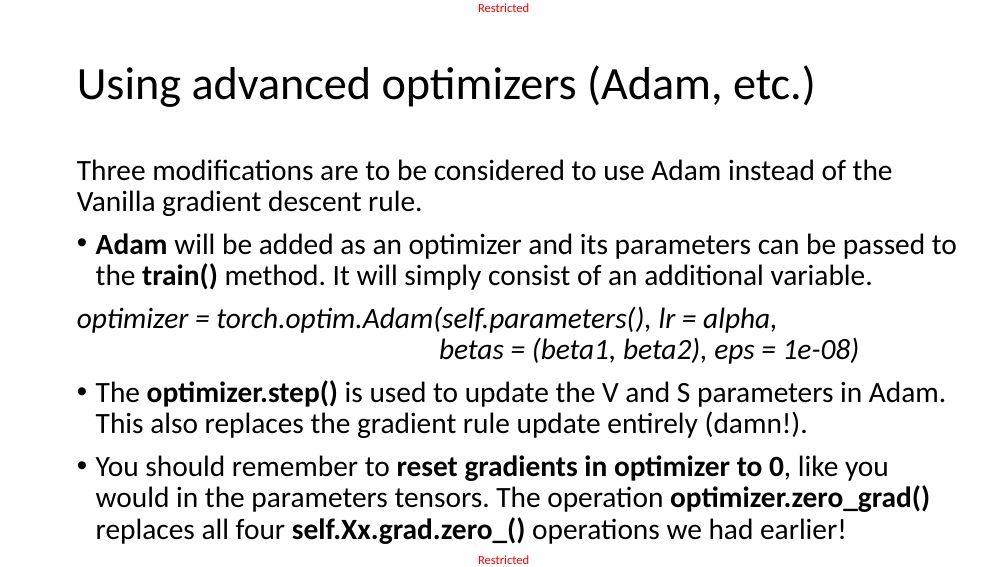
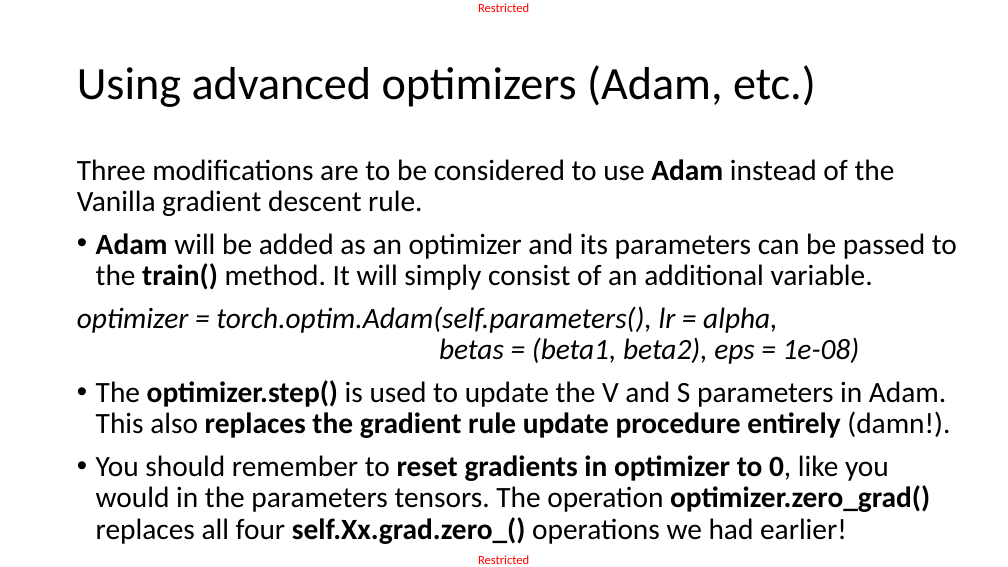
Before and after one commit to matthieudemari/SUTD_DL_50_039, a slide deck: slide 25 of W3/2. W3S2 final/W3S2.pptx. Drawn at 1008x567 pixels with LibreOffice and Linux fonts; fonts in the diff are those of the drawing. Boxes give left, top, right and bottom in pixels: in the first picture for what was removed or moved away, otherwise in the second. Text is boxed around its words. In the diff, an @@ line names an element or a change of style, - is before the commit and + after.

```diff
--- a/W3/2. W3S2 final/W3S2.pptx
+++ b/W3/2. W3S2 final/W3S2.pptx
@@ text at box(77, 159, 895, 216): bold on in "Adam" @@
@@ text at box(96, 380, 950, 438): text changed; bold on @@
-• The optimizer.step() is used to update the V and S parameters in Adam. This also replaces the gradient rule update entirely (damn!).
+• The optimizer.step() is used to update the V and S parameters in Adam. This also replaces the gradient rule update procedure entirely (damn!).
```
Also in this commit, not shown: 9 other slides changed, 11 other files.
